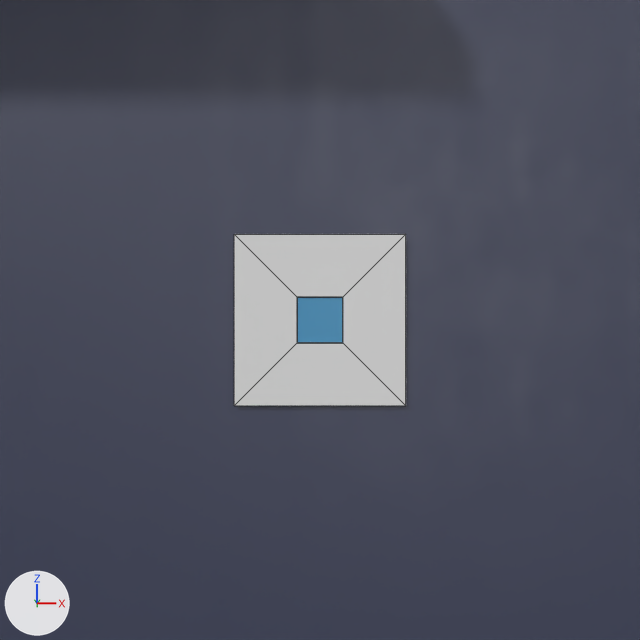
Renders of the Blender file art-viz.blend from each side of a commit.
Before and after are seen from the file's camera 'Camera'. The lights are fixed; the arrows at lower left show +X, +Y and +Z. Mesh edges are drawn as thin lines.

The scene before the commit, as lines of its bpy script (objects in view):
```python
me_cube = bpy.data.meshes.new('Cube')
me_cube.from_pydata(...)  # a box spanning x -1.0..1.0, y -1.0..1.0, z 0.01..1.0
me_cube.materials.append(mat_canvasmat)  # blue #4397c5
me_cube_001 = bpy.data.meshes.new('Cube.001')
me_cube_001.from_pydata(...)  # 4 vertices, 1 face; spans x -7.05..7.05, y -7.05..7.05, z 0.0
me_cube_001.materials.append(mat_wall)
me_plane = bpy.data.meshes.new('Plane')
me_plane.from_pydata(...)  # 12 vertices, 8 faces; spans x -3.73..3.73, y -3.73..3.73, z -0.06..0.0
me_plane.materials.append(mat_paper)  # white #e7e7e7
ob_canvas = bpy.data.objects.new('Canvas', me_cube)
ob_canvas.location = (0.0, 4.65, 2.14)
ob_canvas.rotation_euler = (1.571, 0.0, 0.0)  # degrees (90, 0, 0)
ob_canvas.scale = (1.0, 1.0, 0.1)
ob_mat = bpy.data.objects.new('Mat', me_plane)
ob_mat.location = (0.0, 4.49, 2.14)
ob_mat.rotation_euler = (1.571, 0.0, 0.0)  # degrees (90, 0, 0)
ob_wall = bpy.data.objects.new('Wall', me_cube_001)
ob_wall.location = (0.0, 4.65, 2.14)
ob_wall.rotation_euler = (1.571, 0.0, 0.0)  # degrees (90, 0, 0)
ob_wall.scale = (2.49, 2.31, 0.249)
```
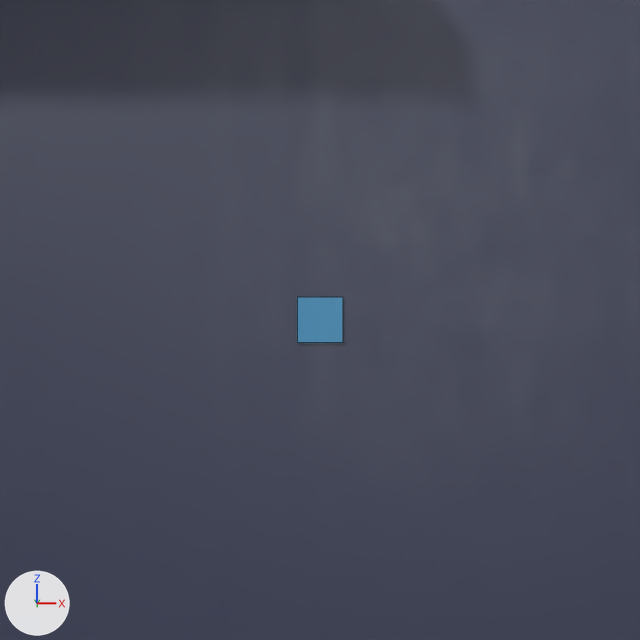
Changed parts and their boxes (x1, y1, x2, y2) in the pictures (640 x 640 px):
'Mat', hidden: before (234, 234, 406, 406)

Diff of the bpy script that builds the scene:
```diff
--- a/art-viz.blend.py
+++ b/art-viz.blend.py
@@ me_plane @@
 me_plane.from_pydata(...)  # 12 vertices, 8 faces; spans x -3.73..3.73, y -3.73..3.73, z -0.06..0.0
 # used by ob_mat; location = (0.0, 4.49, 2.14); rotation_euler = (1.571, 0.0, 0.0), in degrees (90, 0, 0)
-me_plane.vertices[0].co = (-3.73, -3.73, 0.0)  # pixel (234, 405)
-me_plane.vertices[1].co = (3.73, -3.73, 0.0)  # pixel (405, 405)
-me_plane.vertices[2].co = (-3.73, 3.73, 0.0)  # pixel (234, 234)
-me_plane.vertices[3].co = (3.73, 3.73, 0.0)  # pixel (405, 234)
+# me_plane part 1
+me_plane.vertices[0].co = (-2.73, -2.73, 0.0)  # pixel (257, 382)
+me_plane.vertices[1].co = (2.73, -2.73, 0.0)  # pixel (382, 382)
+me_plane.vertices[2].co = (-2.73, 2.73, 0.0)  # pixel (257, 257)
+me_plane.vertices[3].co = (2.73, 2.73, 0.0)  # pixel (382, 257)
 me_plane.materials.append(mat_paper)
@@ ob_mat @@
 ob_mat.rotation_euler = (1.571, 0.0, 0.0)  # degrees (90, 0, 0)
+ob_mat.hide_render = True
```
